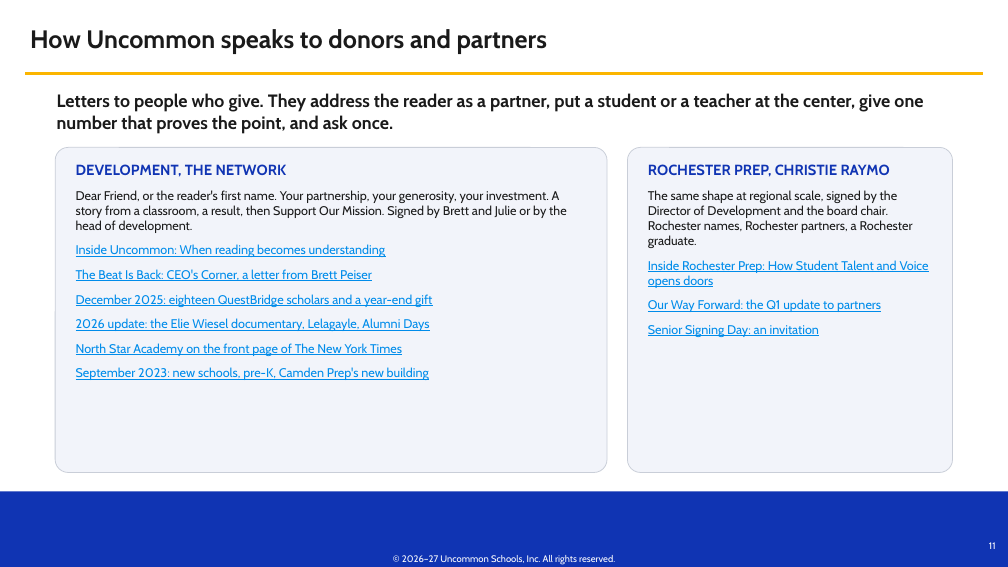
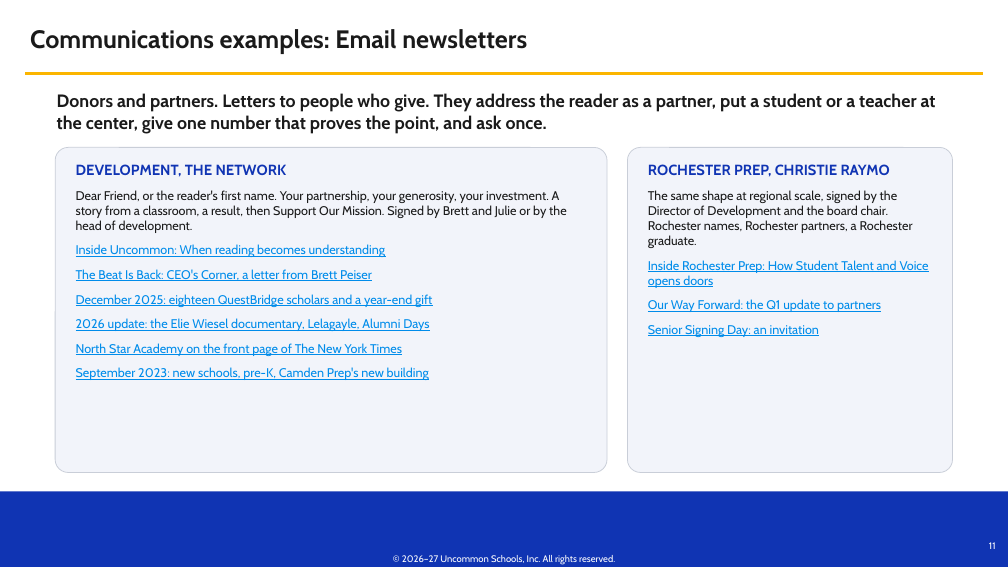
Before and after one commit to Uncommon-Schools/campaigns, a slide deck: slide 11 of website-redesign-2026/brand-voice/Uncommon Schools Brand Voice.pptx. Drawn at 1008x567 pixels with LibreOffice and Linux fonts; fonts in the diff are those of the drawing; background and template pictures are left out. Boxes give left, top, right and bottom in pixels: in the first picture for what was removed or moved away, otherwise in the second. Text is boxed around its words. In the diff, an @@ line names an element or a change of style, - is before the commit and + after.

```diff
--- a/website-redesign-2026/brand-voice/Uncommon Schools Brand Voice.pptx
+++ b/website-redesign-2026/brand-voice/Uncommon Schools Brand Voice.pptx
@@ text at bbox=[30, 29, 527, 54]: text changed @@
-How Uncommon speaks to donors and partners
+Communications examples: Email newsletters
@@ text at bbox=[57, 93, 936, 134]: text changed @@
-Letters to people who give. They address the reader as a partner, put a student or a teacher at the center, give one number that proves the point, and ask once.
+Donors and partners. Letters to people who give. They address the reader as a partner, put a student or a teacher at the center, give one number that proves the point, and ask once.
```
Also in this commit, not shown: 4 other slides changed, 1 other file.
